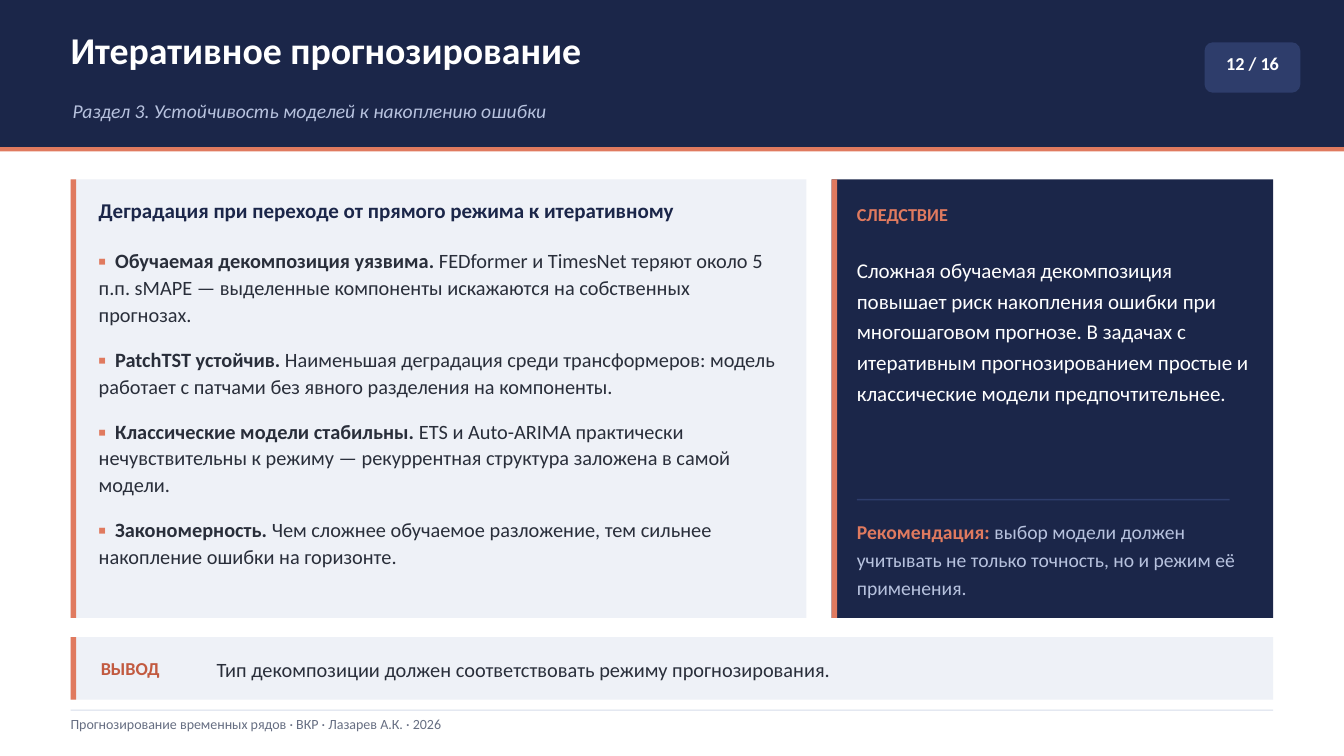
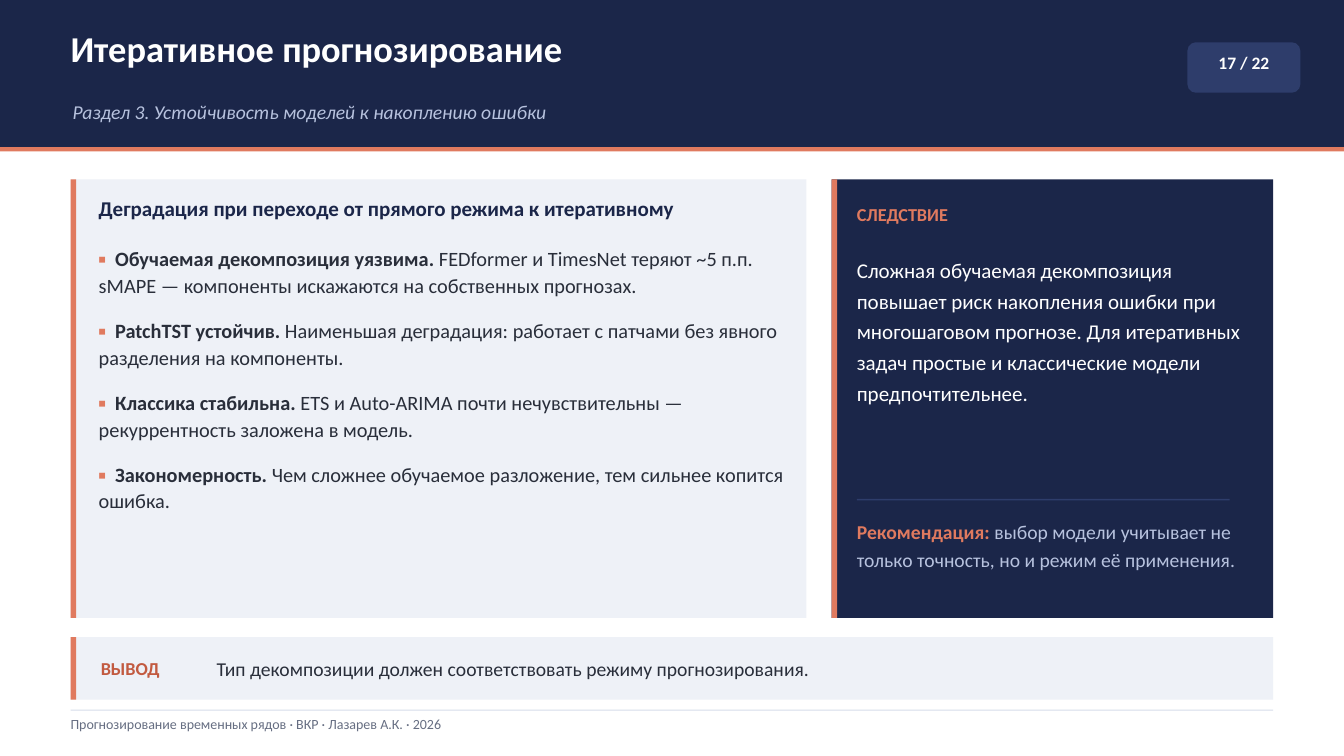
Before and after one commit to Prost444/Hybrid-models-for-TS-processing, a slide deck: slide 17 of docs/Презентация_Лазарев_ВКР.pptx (slide 12 before the commit). Drawn at 1344x756 pixels with LibreOffice and Linux fonts; fonts in the diff are those of the drawing. Boxes give left, top, right and bottom in pixels: in the first picture for what was removed or moved away, otherwise in the second. Text is boxed around its words. In the diff, an @@ line names an element or a change of style, - is before the commit and + after.

```diff
--- a/docs/Презентация_Лазарев_ВКР.pptx
+++ b/docs/Презентация_Лазарев_ВКР.pptx
@@ text "Итеративное прогнозирование" at box(71, 38, 562, 68): size 27 to 26 pt @@
@@ rounded rectangle: place and size @@
-rounded rectangle at box(1205, 42, 1301, 93)
+rounded rectangle at box(1188, 42, 1301, 93)
@@ text at box(1218, 57, 1270, 69): text changed; size 13 to 12.5 pt @@
-12 / 16
+17 / 22
@@ text at box(99, 252, 783, 508): text changed @@
-▪ Обучаемая декомпозиция уязвима. FEDformer и TimesNet теряют около 5 п.п. sMAPE — выделенные компоненты искажаются на собственных прогнозах.
-▪ PatchTST устойчив. Наименьшая деградация среди трансформеров: модель работает с патчами без явного разделения на компоненты.
-▪ Классические модели стабильны. ETS и Auto-ARIMA практически нечувствительны к режиму — рекуррентная структура заложена в самой модели.
-▪ Закономерность. Чем сложнее обучаемое разложение, тем сильнее накопление ошибки на горизонте.
+▪ Обучаемая декомпозиция уязвима. FEDformer и TimesNet теряют ~5 п.п. sMAPE — компоненты искажаются на собственных прогнозах.
+▪ PatchTST устойчив. Наименьшая деградация: работает с патчами без явного разделения на компоненты.
+▪ Классика стабильна. ETS и Auto-ARIMA почти нечувствительны — рекуррентность заложена в модель.
+▪ Закономерность. Чем сложнее обучаемое разложение, тем сильнее копится ошибка.
@@ text at box(857, 263, 1241, 405): text changed @@
-Сложная обучаемая декомпозиция повышает риск накопления ошибки при многошаговом прогнозе. В задачах с итеративным прогнозированием простые и классические модели предпочтительнее.
+Сложная обучаемая декомпозиция повышает риск накопления ошибки при многошаговом прогнозе. Для итеративных задач простые и классические модели предпочтительнее.
@@ text at box(857, 526, 1235, 570): text changed @@
-Рекомендация: выбор модели должен учитывать не только точность, но и режим её применения.
+Рекомендация: выбор модели учитывает не только точность, но и режим её применения.
@@ text "Тип декомпозиции должен соответствовать режиму ..." at box(217, 663, 809, 680): size 14.5 to 14 pt @@
```
Also in this commit, not shown: 12 other slides changed, 10 slides added, 1 slide removed, 25 other files.
